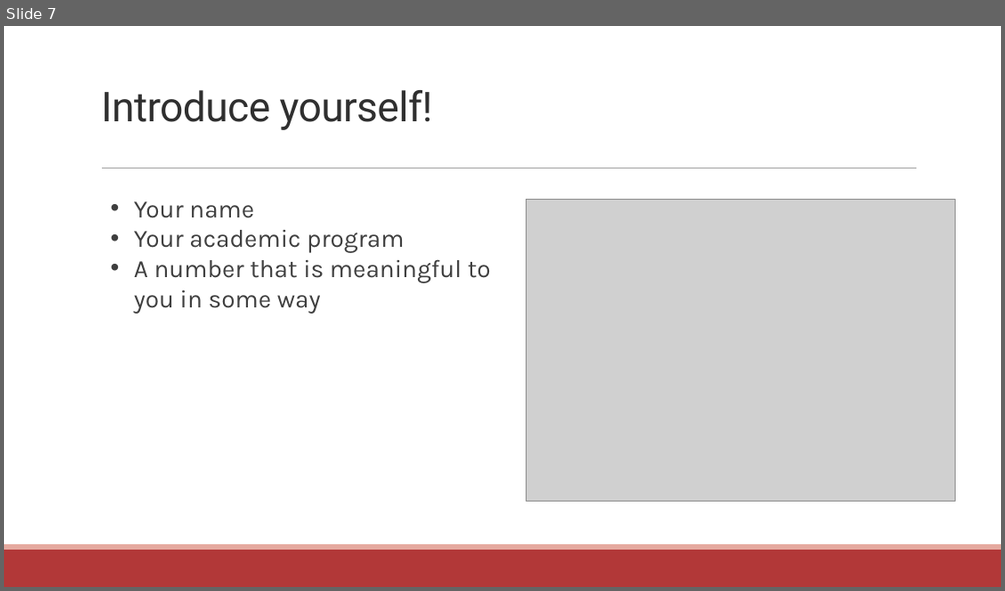
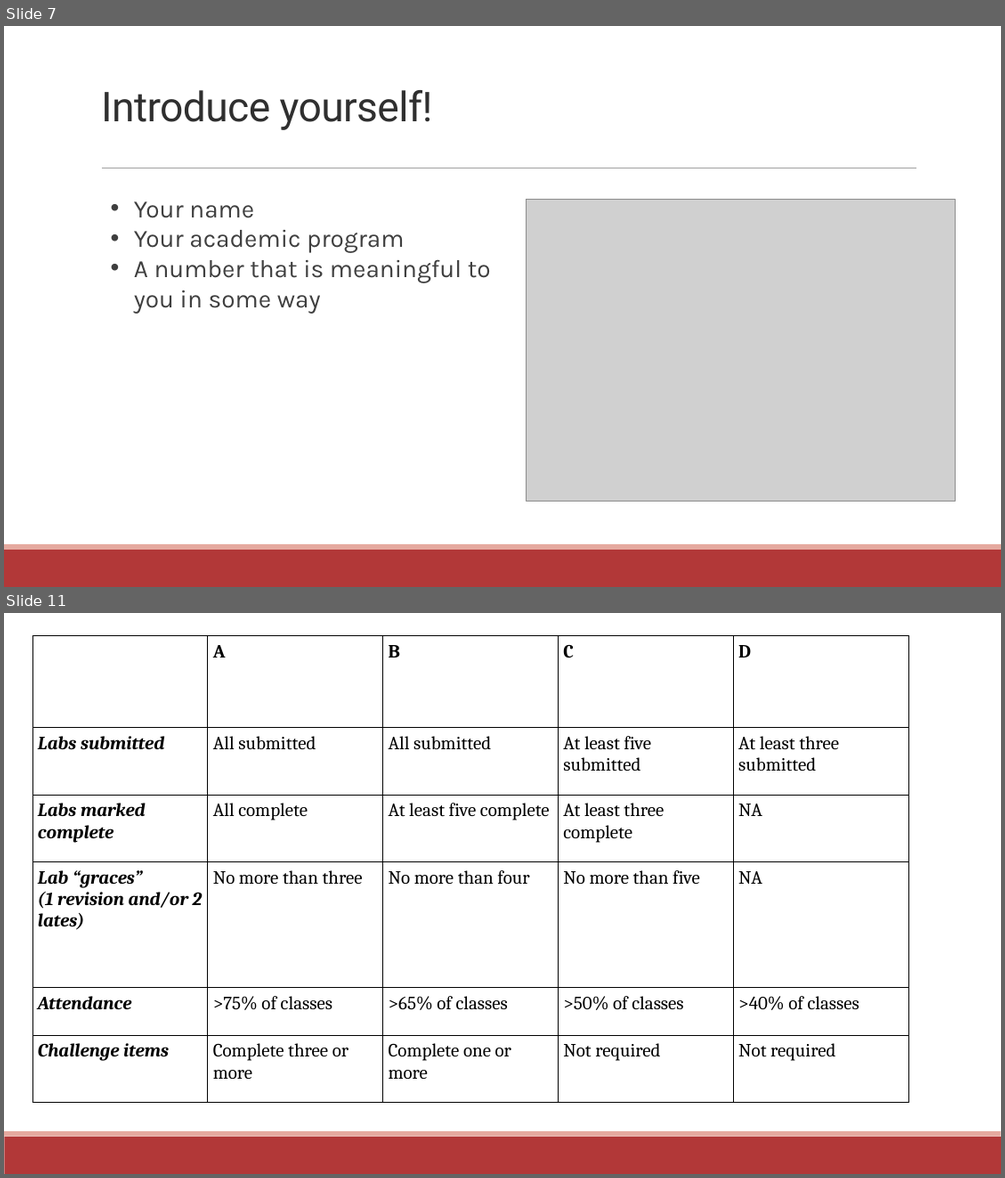
Before and after one commit to communitymaplab/geog4300_datascience, a slide deck: in_class_slides/geog4300_L01-Introductions.pptx. Shown one above the other, each under a label of ours: slide 7 before the commit, slides 7 and 11 after it; the slides between them are not shown. The pictures are 1005x591 and 1005x1178 pixels, drawn with LibreOffice and Linux fonts; fonts in the diff are those of the drawing; grey boxes stand for pictures. Boxes give left, top, right and bottom in pixels: in the first picture for what was removed or moved away, otherwise in the second. Text is boxed around its words. In the diff, an @@ line names an element or a change of style, - is before the commit and + after.

```diff
--- a/in_class_slides/geog4300_L01-Introductions.pptx
+++ b/in_class_slides/geog4300_L01-Introductions.pptx
@@ slide 11 added at (x1=4, y1=613, x2=1001, y2=1174), background #FFFFFF; not listed: 2 template elements that a slide beside it also shows @@
@@ table added at (x1=32, y1=636, x2=907, y2=1102), 6 rows, 5 columns @@
+ | A | B | C | D
+Labs submitted | All submitted | All submitted | At least five submitted | At least three submitted
+Labs marked complete | All complete | At least five complete | At least three complete | NA
+Lab “graces” (1 revision and/or 2 lates) | No more than three | No more than four | No more than five | NA
+Attendance | >75% of classes | >65% of classes | >50% of classes | >40% of classes
+Challenge items | Complete three or more | Complete one or more | Not required | Not required
```
Also in this commit, not shown: 5 slides changed, 5 other slides added, 18 slides removed, 1 other file.
